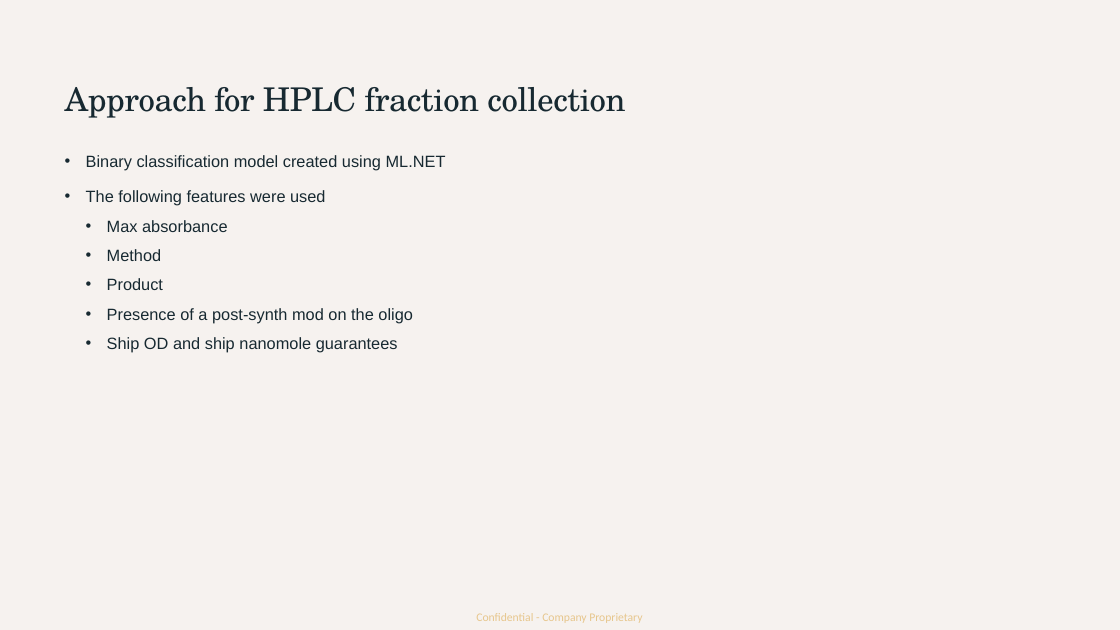
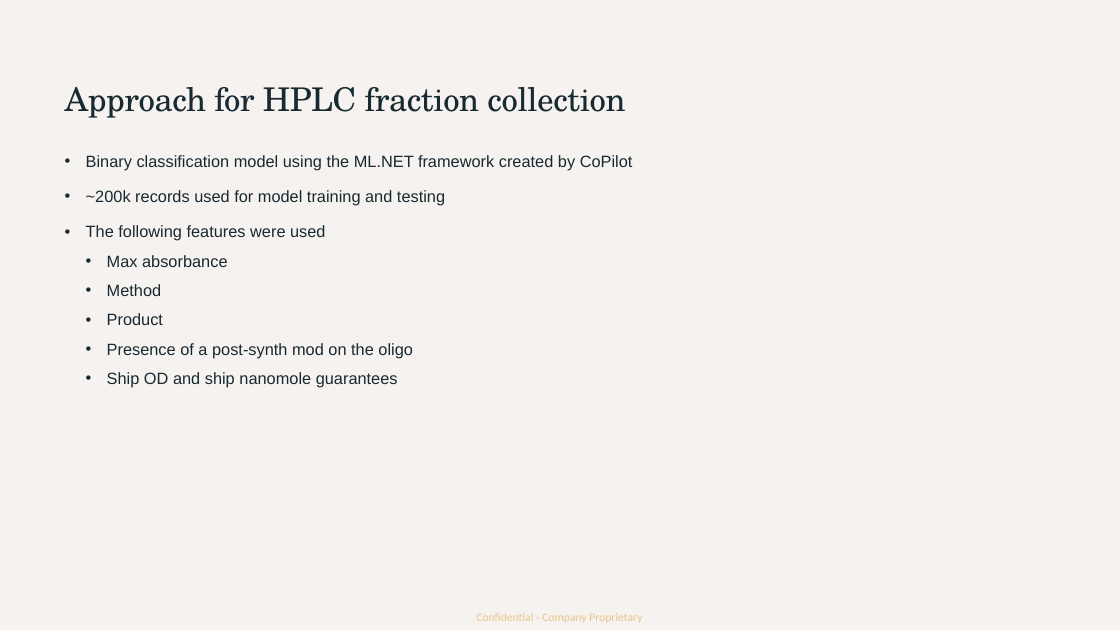
Before and after one commit to idt-hzhang/predictive_bio_models, a slide deck: slide 3 of Hackathon_Presentation.pptx. Drawn at 1120x630 pixels with LibreOffice and Linux fonts; fonts in the diff are those of the drawing. Boxes give left, top, right and bottom in pixels: in the first picture for what was removed or moved away, otherwise in the second. Text is boxed around its words. In the diff, an @@ line names an element or a change of style, - is before the commit and + after.

Commit message:
edits to hplc slides

```diff
--- a/Hackathon_Presentation.pptx
+++ b/Hackathon_Presentation.pptx
@@ text at (x1=86, y1=155, x2=633, y2=206): text changed @@
-• Binary classification model created using ML.NET
+• Binary classification model using the ML.NET framework created by CoPilot
+• ~200k records used for model training and testing
```
Also in this commit, not shown: 1 other slide changed.
